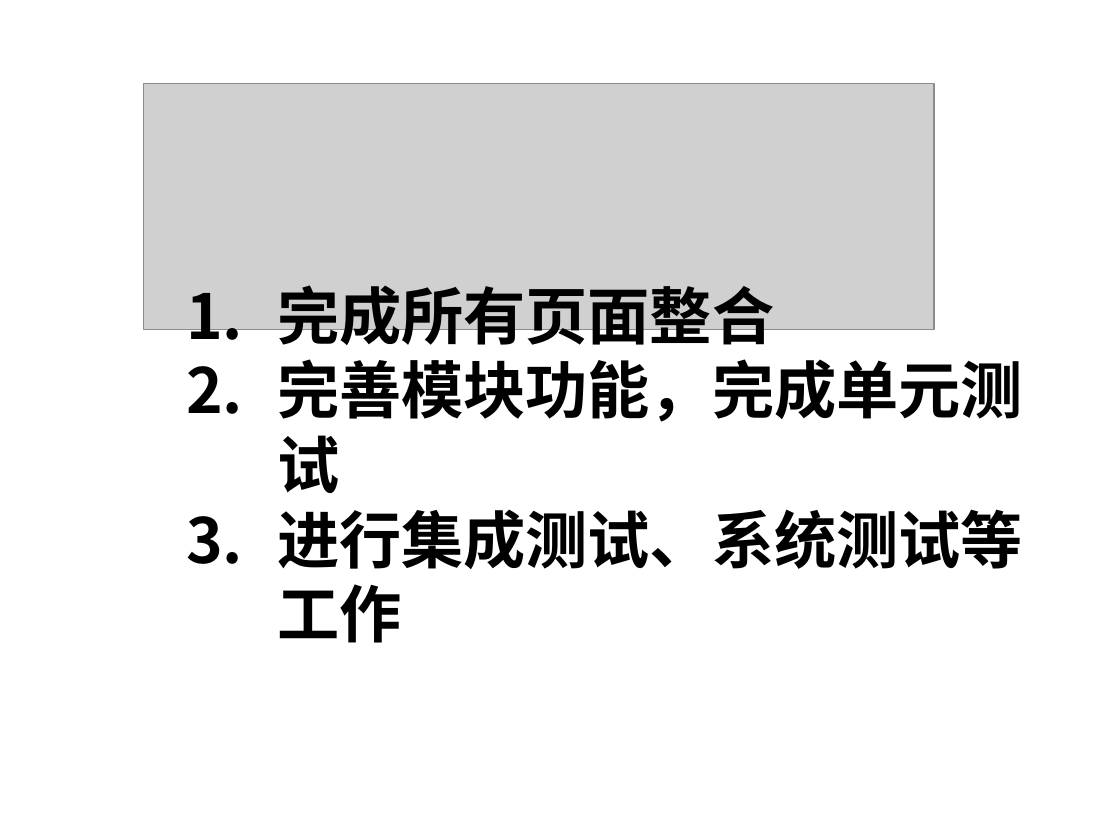
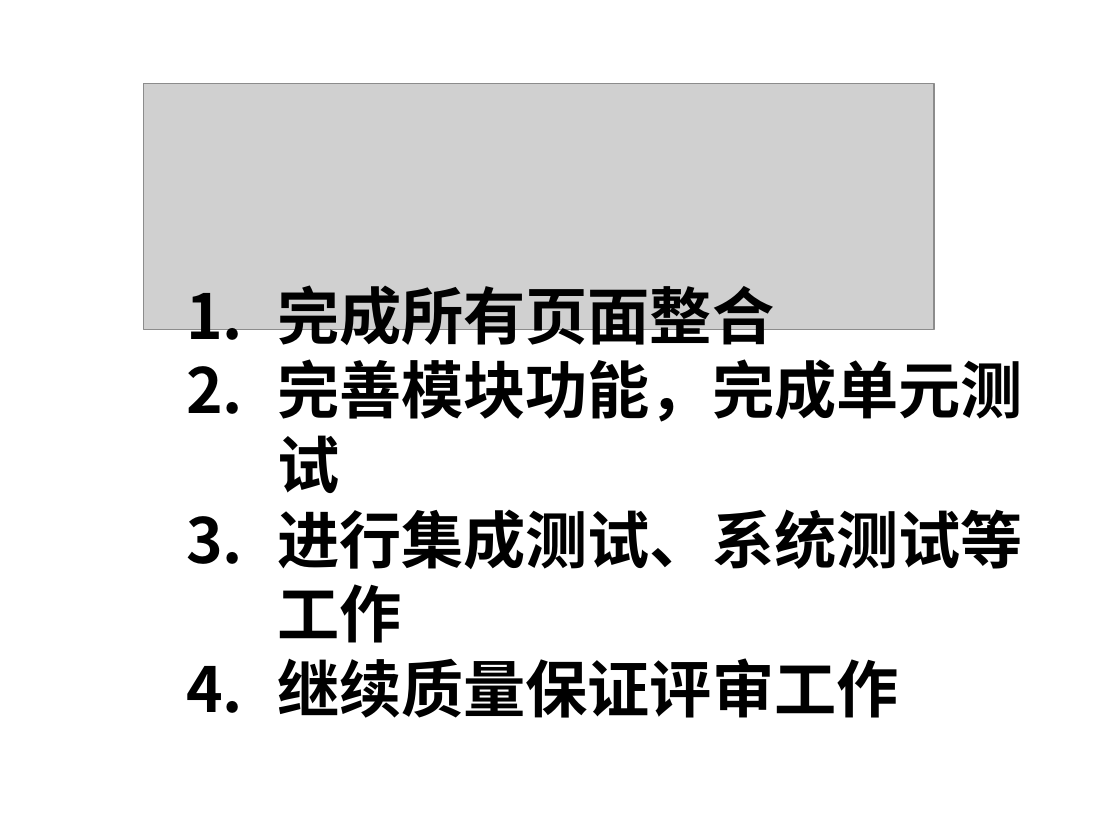
Before and after one commit to yaxing/sherry-forus, a slide deck: slide 6 of 项目相关文档/Sherry/项目监控/项目进展报告/项目报告_2009-12-24_Forus.ppt. Drawn at 1120x840 pixels with LibreOffice and Linux fonts; fonts in the diff are those of the drawing; grey boxes stand for pictures; background and template pictures are left out. Boxes give left, top, right and bottom in pixels: in the first picture for what was removed or moved away, otherwise in the second. Text is boxed around its words. In the diff, an @@ line names an element or a change of style, - is before the commit and + after.

```diff
--- a/项目相关文档/Sherry/项目监控/项目进展报告/项目报告_2009-12-24_Forus.ppt
+++ b/项目相关文档/Sherry/项目监控/项目进展报告/项目报告_2009-12-24_Forus.ppt
@@ text at <box>277,658,899,718</box>: paragraph added @@
+4. 继续质量保证评审工作
```
Also in this commit, not shown: 2 other slides changed.
